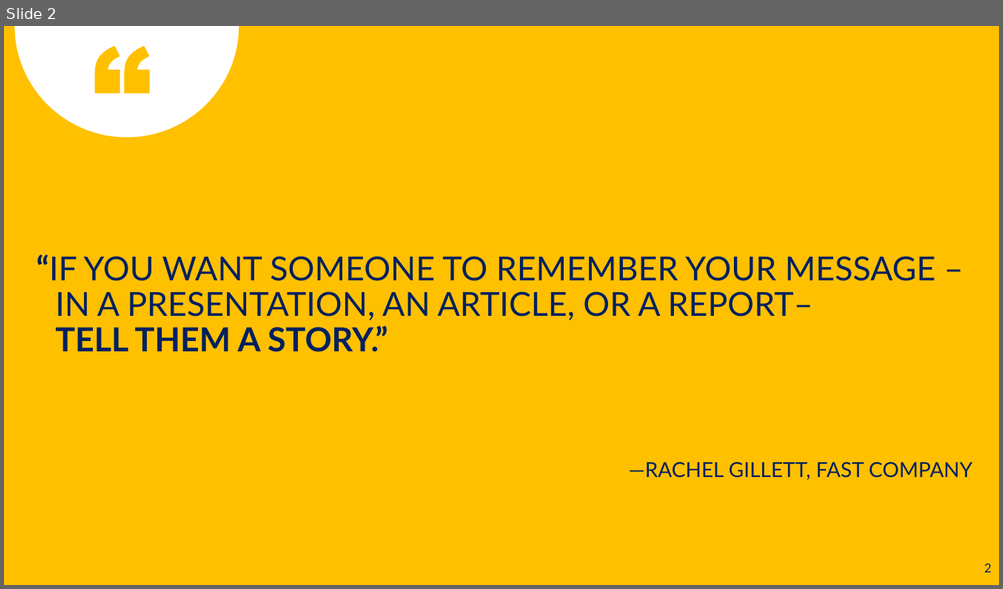
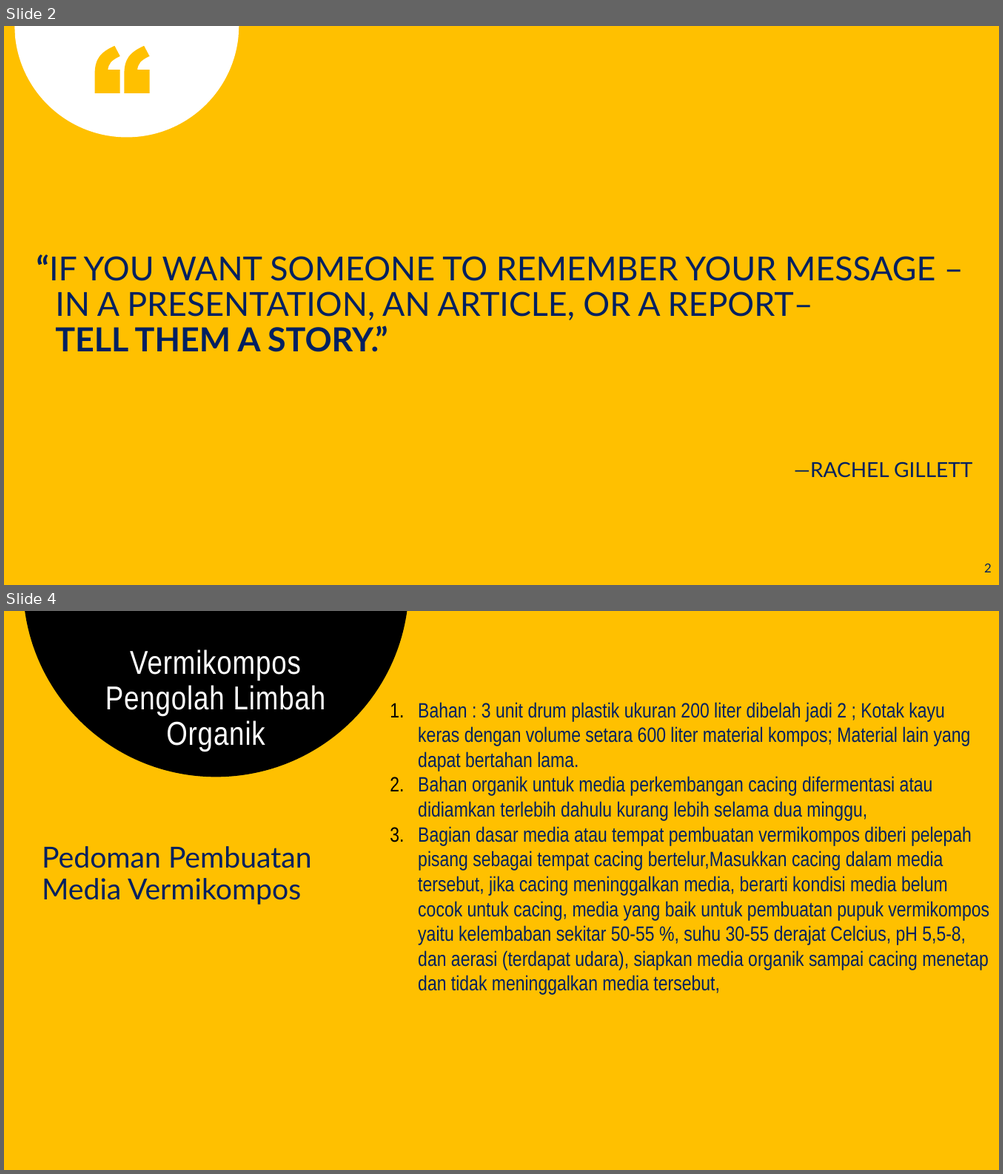
Before and after one commit to chariotofthesun/kkngenap2024, a slide deck: petunjuk teknis luaran kkn untag sby.pptx. Shown one above the other, each under a label of ours: slide 2 before the commit, slides 2 and 4 after it; the slides between them are not shown. The pictures are 1003x589 and 1003x1174 pixels, drawn with LibreOffice and Linux fonts; fonts in the diff are those of the drawing. Boxes give left, top, right and bottom in pixels: in the first picture for what was removed or moved away, otherwise in the second. Text is boxed around its words. In the diff, an @@ line names an element or a change of style, - is before the commit and + after.

```diff
--- a/petunjuk teknis luaran kkn untag sby.pptx
+++ b/petunjuk teknis luaran kkn untag sby.pptx
@@ slide 4 added at (4,611,999,1170), background #FFC000 @@
@@ freeform shape added at (22,611,408,777), fill #000000 @@
@@ title added at (105,649,326,752), 32 pt, text #FFFFFF @@
+Vermikompos
+Pengolah Limbah Organik
@@ text added at (418,702,989,995), 20 pt, text #002060 @@
+1. Bahan : 3 unit drum plastik ukuran 200 liter dibelah jadi 2 ; Kotak kayu keras dengan volume setara 600 liter material kompos; Material lain yang dapat bertahan lama.
+2. Bahan organik untuk media perkembangan cacing difermentasi atau didiamkan terlebih dahulu kurang lebih selama dua minggu,
+3. Bagian dasar media atau tempat pembuatan vermikompos diberi pelepah pisang sebagai tempat cacing bertelur,Masukkan cacing dalam media tersebut, jika cacing meninggalkan media, berarti kondisi media belum cocok untuk cacing, media yang baik untuk pembuatan pupuk vermikompos yaitu kelembaban sekitar 50-55 %, suhu 30-55 derajat Celcius, pH 5,5-8, dan aerasi (terdapat udara), siapkan media organik sampai cacing menetap dan tidak meninggalkan media tersebut,
@@ text added at (42,846,312,905), 28 pt, text #002060 @@
+Pedoman Pembuatan Media Vermikompos
@@ slide 2 changed as well @@
@@ text at (794,462,972,478): text changed @@
-—RACHEL GILLETT, FAST COMPANY
+—RACHEL GILLETT
```
Also in this commit, not shown: 8 other slides changed, 4 other slides added, 12 slides removed.
